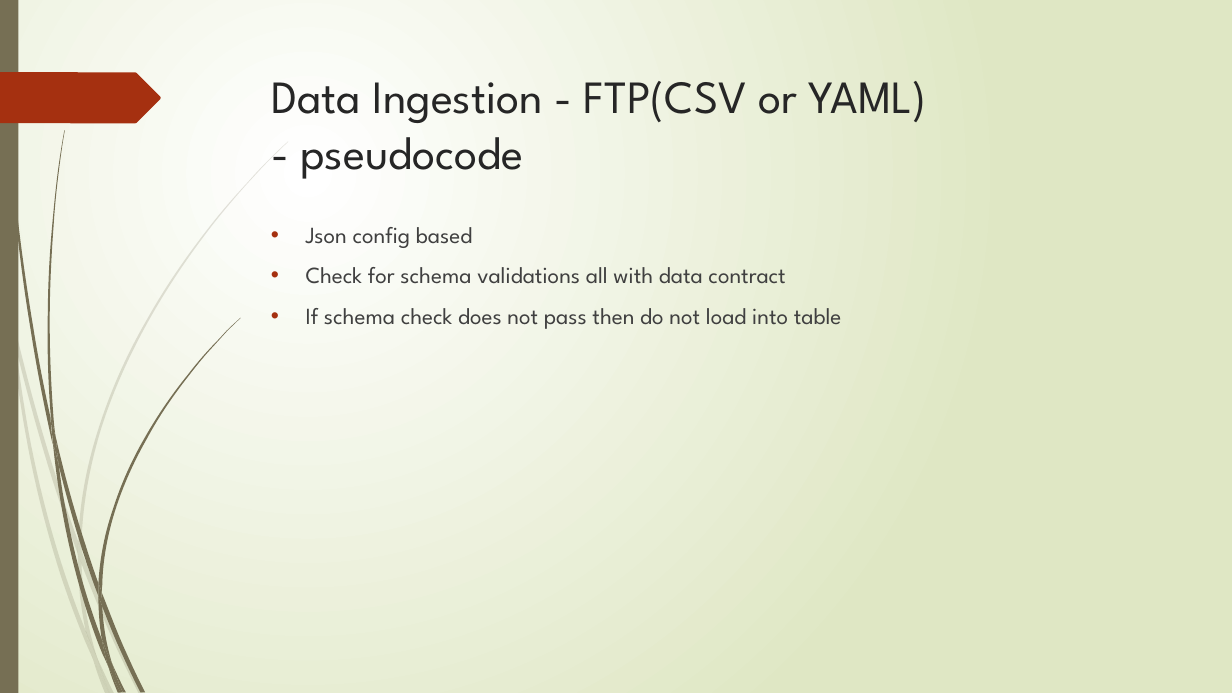
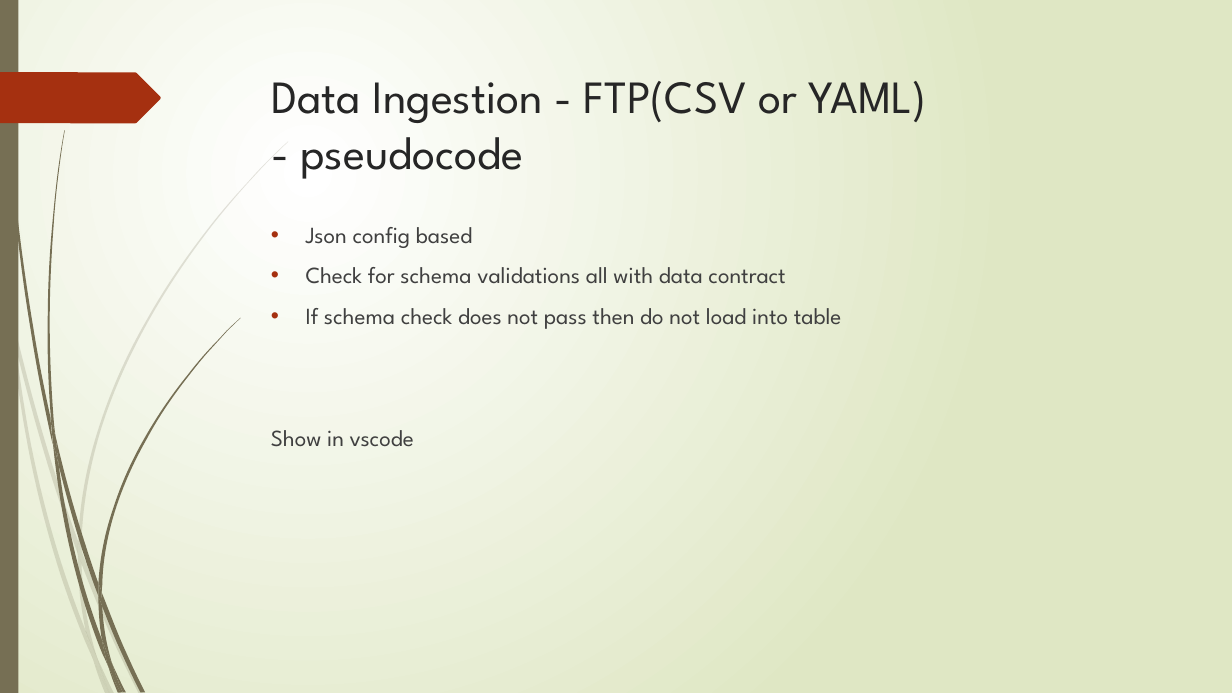
Before and after one commit to gabrielchanyk/food_insights_data_engineering, a slide deck: slide 25 of InsightEats Case Study.pptx. Drawn at 1232x693 pixels with LibreOffice and Linux fonts; fonts in the diff are those of the drawing. Boxes give left, top, right and bottom in pixels: in the first picture for what was removed or moved away, otherwise in the second. Text is boxed around its words. In the diff, an @@ line names an element or a change of style, - is before the commit and + after.

```diff
--- a/InsightEats Case Study.pptx
+++ b/InsightEats Case Study.pptx
@@ text at (271, 430, 414, 447): paragraph added @@
+Show in vscode
```
Also in this commit, not shown: 4 other slides changed.
